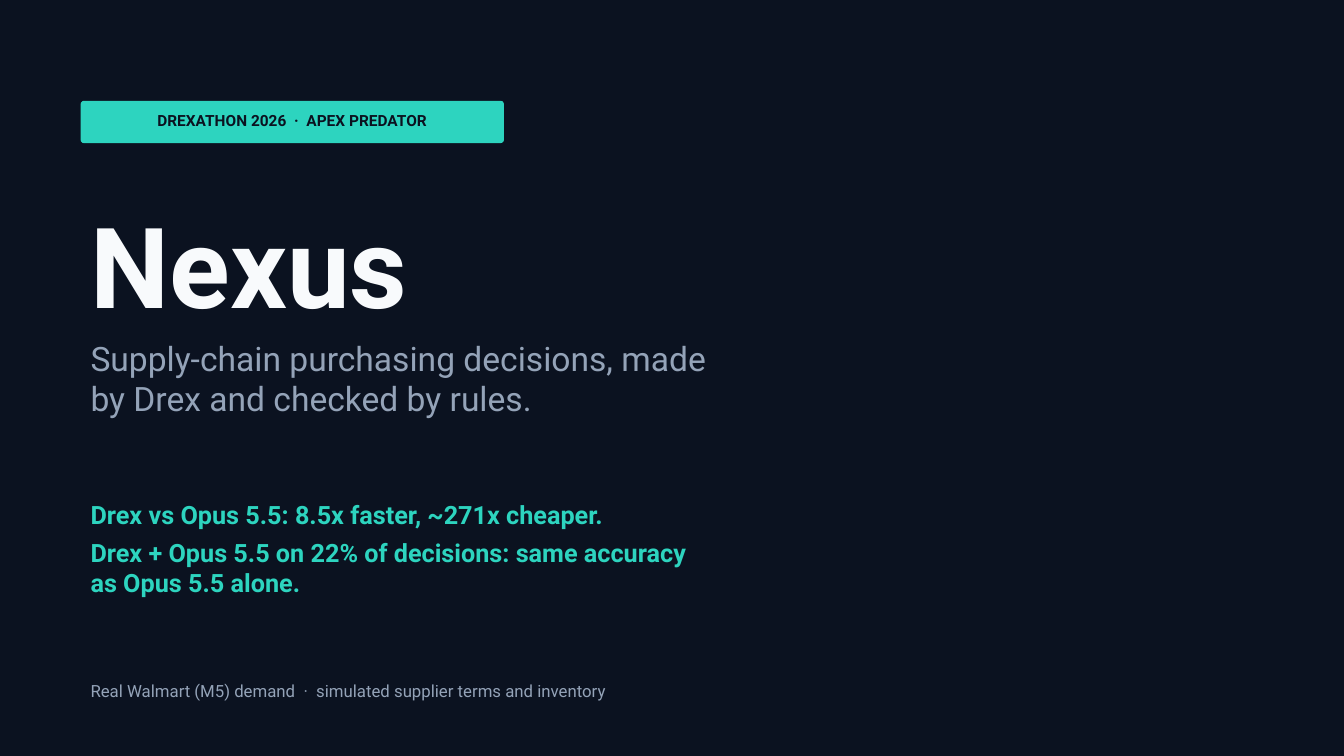
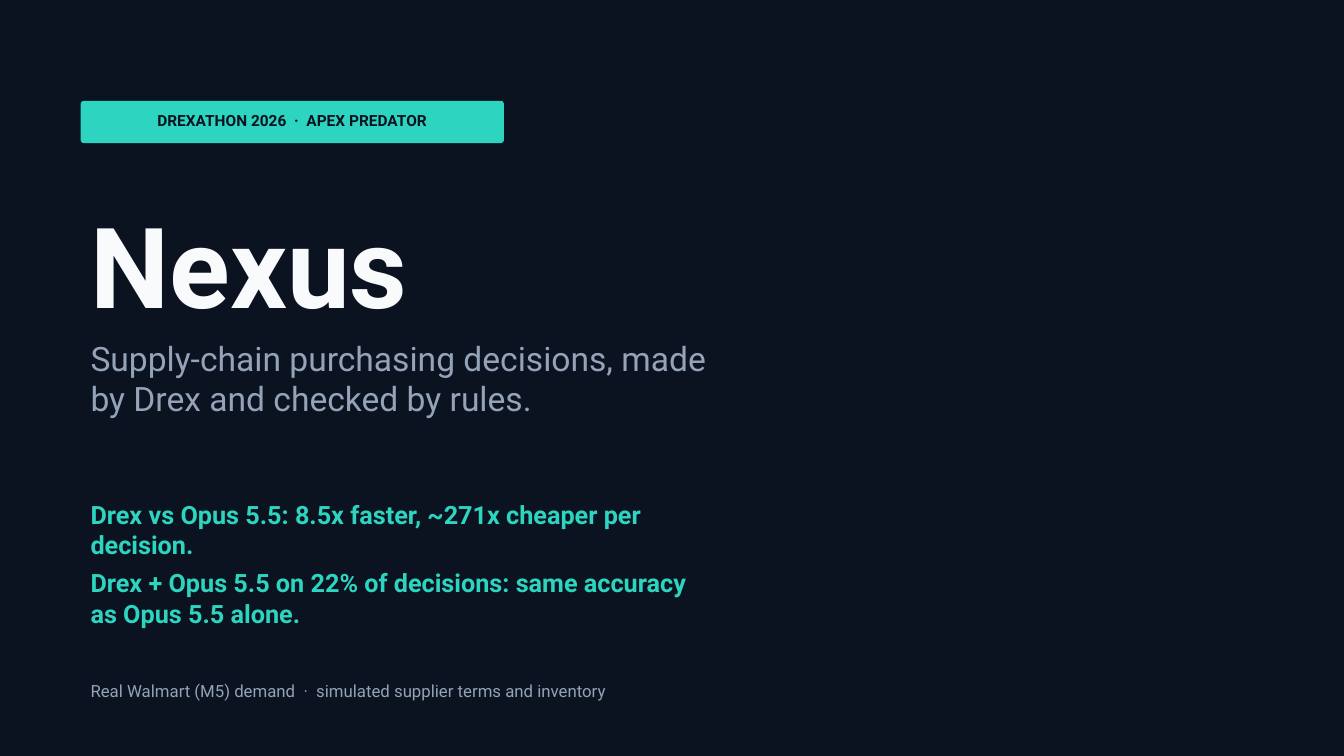
Before and after one commit to Nithish09/nexus, a slide deck: slide 1 of slides/Nexus_Drexathon.pptx. Drawn at 1344x756 pixels with LibreOffice and Linux fonts; fonts in the diff are those of the drawing. Boxes give left, top, right and bottom in pixels: in the first picture for what was removed or moved away, otherwise in the second. Text is boxed around its words. In the diff, an @@ line names an element or a change of style, - is before the commit and + after.

```diff
--- a/slides/Nexus_Drexathon.pptx
+++ b/slides/Nexus_Drexathon.pptx
@@ text at (91, 505, 641, 555): text changed @@
-Drex vs Opus 5.5: 8.5x faster, ~271x cheaper.
+Drex vs Opus 5.5: 8.5x faster, ~271x cheaper per decision.
```
Also in this commit, not shown: 1 other slide changed, 4 other files.
